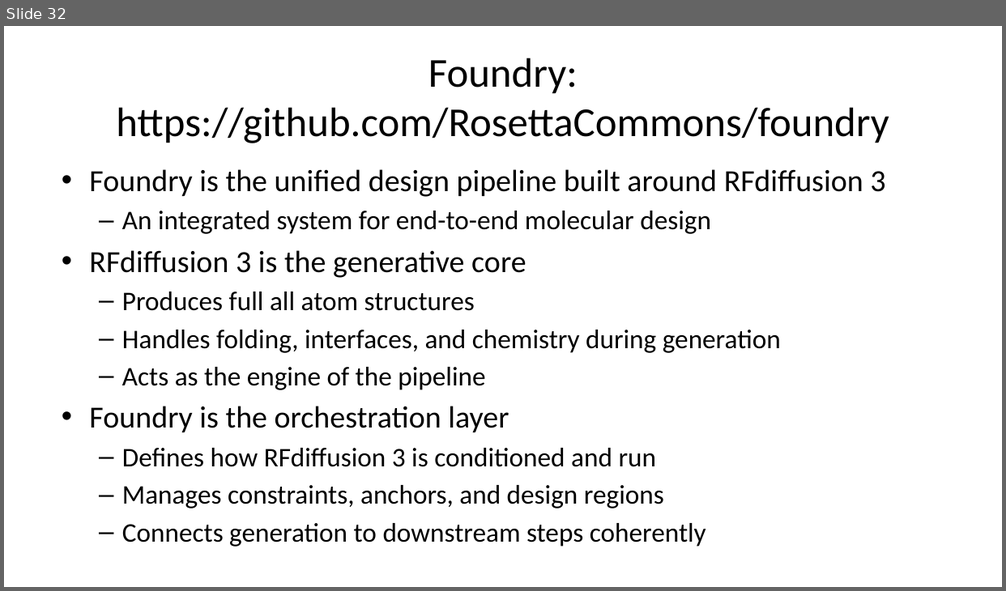
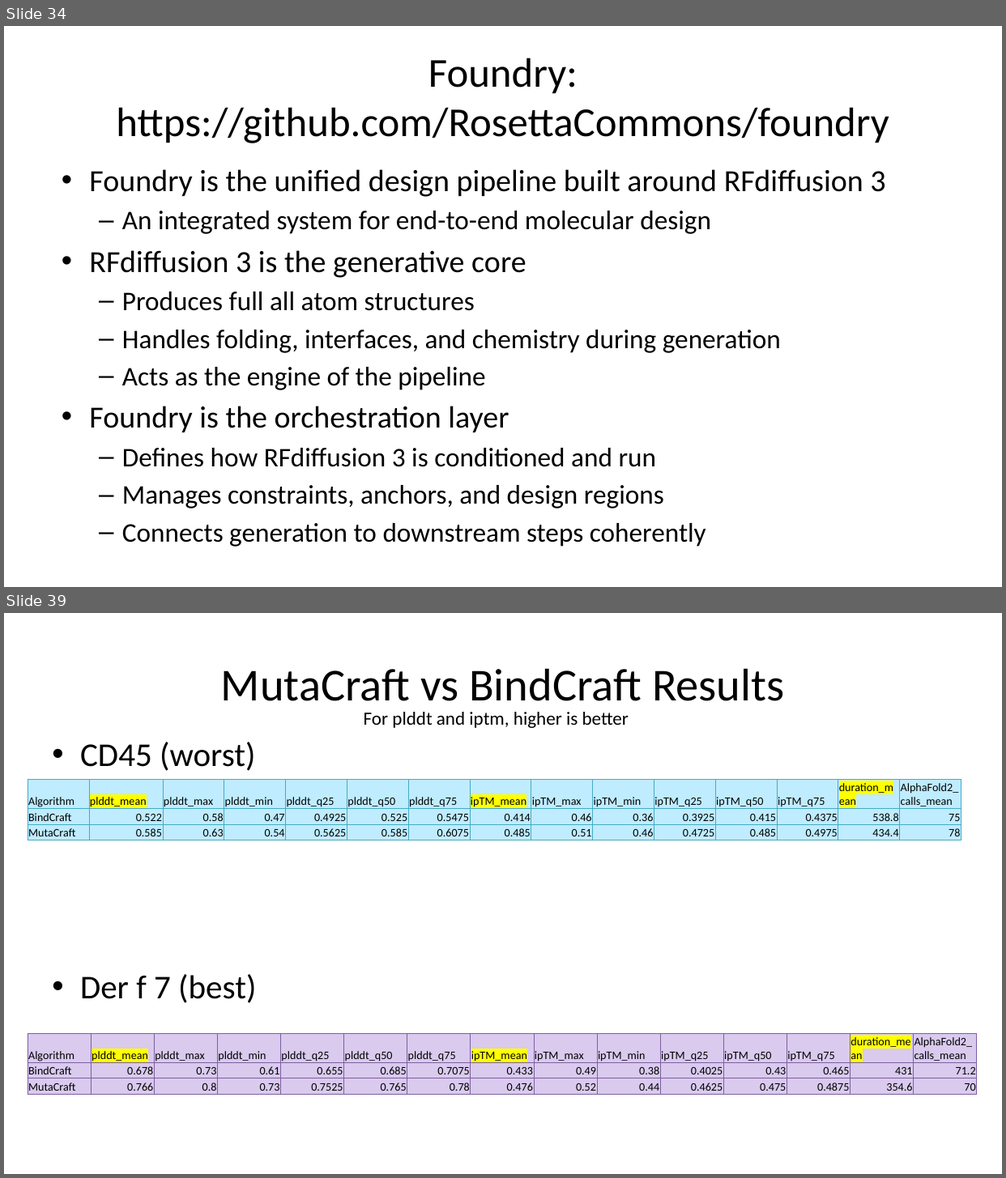
Before and after one commit to kaylertee/ActiveTargeting, a slide deck: Presentations/19 Jan 2026 RFdiffusion.pptx. Shown one above the other, each under a label of ours: slide 32 before the commit, slides 34 and 39 after it; the slides between them are not shown. The pictures are 1006x591 and 1006x1178 pixels, drawn with LibreOffice and Linux fonts; fonts in the diff are those of the drawing. Boxes give left, top, right and bottom in pixels: in the first picture for what was removed or moved away, otherwise in the second. Text is boxed around its words. In the diff, an @@ line names an element or a change of style, - is before the commit and + after.

```diff
--- a/Presentations/19 Jan 2026 RFdiffusion.pptx
+++ b/Presentations/19 Jan 2026 RFdiffusion.pptx
@@ slide 39 added at [4, 613, 1002, 1174], background #FFFFFF @@
@@ title added at [221, 668, 784, 701], 44 pt, text #000000 @@
+MutaCraft vs BindCraft Results
@@ text added at [364, 712, 629, 728], 18 pt, text #000000 @@
+For plddt and iptm, higher is better
@@ text added at [80, 742, 256, 1003], 32 pt, text #000000 @@
+• CD45 (worst)
+• Der f 7 (best)
@@ table added at [28, 780, 961, 1065], 3 rows, 15 columns @@
+Algorithm | plddt_mean | plddt_max | plddt_min | plddt_q25 | plddt_q50 | plddt_q75 | ipTM_mean | ipTM_max | ipTM_min | ipTM_q25 | ipTM_q50 | ipTM_q75 | duration_mean | AlphaFold2_calls_mean
+BindCraft | 0.522 | 0.58 | 0.47 | 0.4925 | 0.525 | 0.5475 | 0.414 | 0.46 | 0.36 | 0.3925 | 0.415 | 0.4375 | 538.8 | 75
+MutaCraft | 0.585 | 0.63 | 0.54 | 0.5625 | 0.585 | 0.6075 | 0.485 | 0.51 | 0.46 | 0.4725 | 0.485 | 0.4975 | 434.4 | 78
@@ table added at [28, 1033, 982, 1094], 3 rows, 15 columns @@
+Algorithm | plddt_mean | plddt_max | plddt_min | plddt_q25 | plddt_q50 | plddt_q75 | ipTM_mean | ipTM_max | ipTM_min | ipTM_q25 | ipTM_q50 | ipTM_q75 | duration_mean | AlphaFold2_calls_mean
+BindCraft | 0.678 | 0.73 | 0.61 | 0.655 | 0.685 | 0.7075 | 0.433 | 0.49 | 0.38 | 0.4025 | 0.43 | 0.465 | 431 | 71.2
+MutaCraft | 0.766 | 0.8 | 0.73 | 0.7525 | 0.765 | 0.78 | 0.476 | 0.52 | 0.44 | 0.4625 | 0.475 | 0.4875 | 354.6 | 70
@@ what was slide 32 is now slide 34 @@
```
Also in this commit, not shown: 6 slides changed, 5 other slides added, 1 slide removed.
